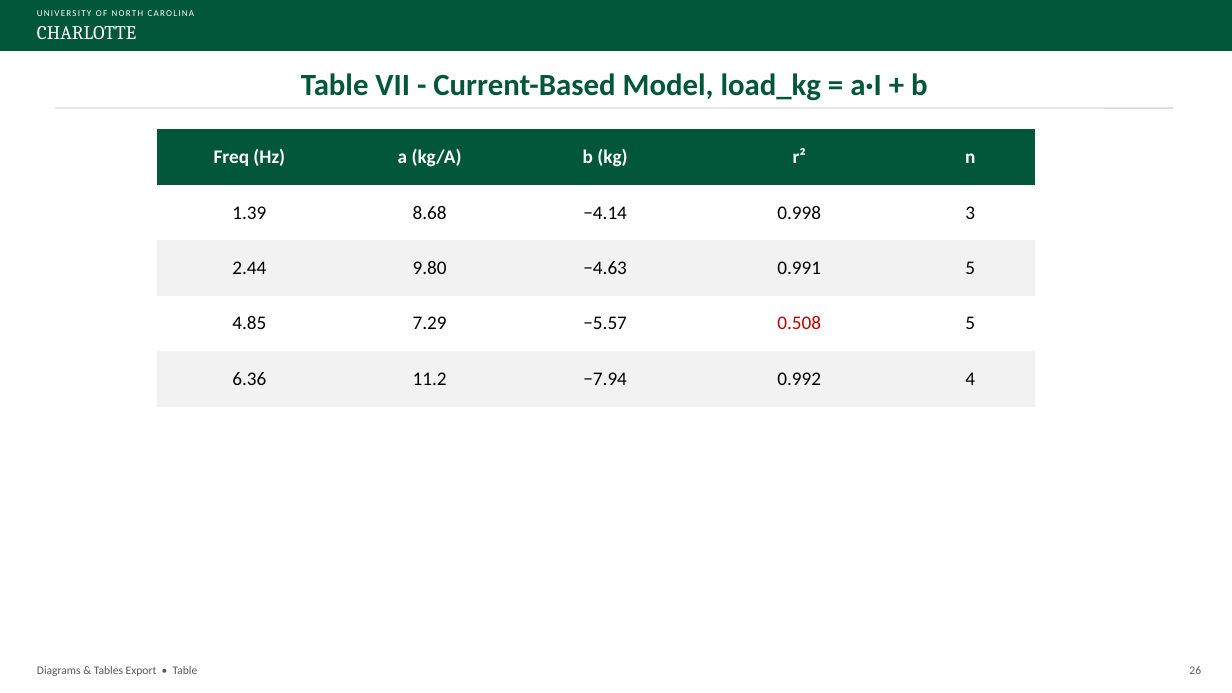
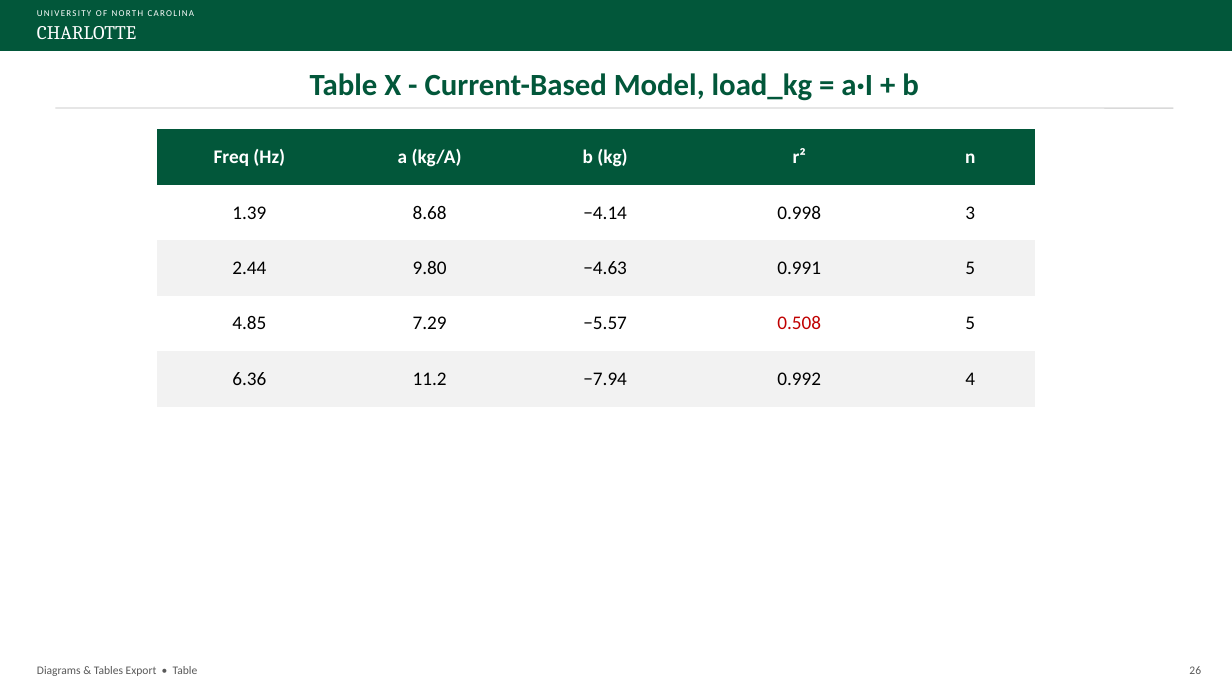
Before and after one commit to David-4529/Capstone, a slide deck: slide 26 of docs/paper/Sensorless_Load_Estimation_Diagrams_Tables_Export_Rev13.pptx. Drawn at 1232x693 pixels with LibreOffice and Linux fonts; fonts in the diff are those of the drawing. Boxes give left, top, right and bottom in pixels: in the first picture for what was removed or moved away, otherwise in the second. Text is boxed around its words. In the diff, an @@ line names an element or a change of style, - is before the commit and + after.

```diff
--- a/docs/paper/Sensorless_Load_Estimation_Diagrams_Tables_Export_Rev13.pptx
+++ b/docs/paper/Sensorless_Load_Estimation_Diagrams_Tables_Export_Rev13.pptx
@@ text at box(310, 73, 919, 101): text changed @@
-Table VII - Current-Based Model, load_kg = a·I + b
+Table X - Current-Based Model, load_kg = a·I + b
```
Also in this commit, not shown: 4 other slides changed.
